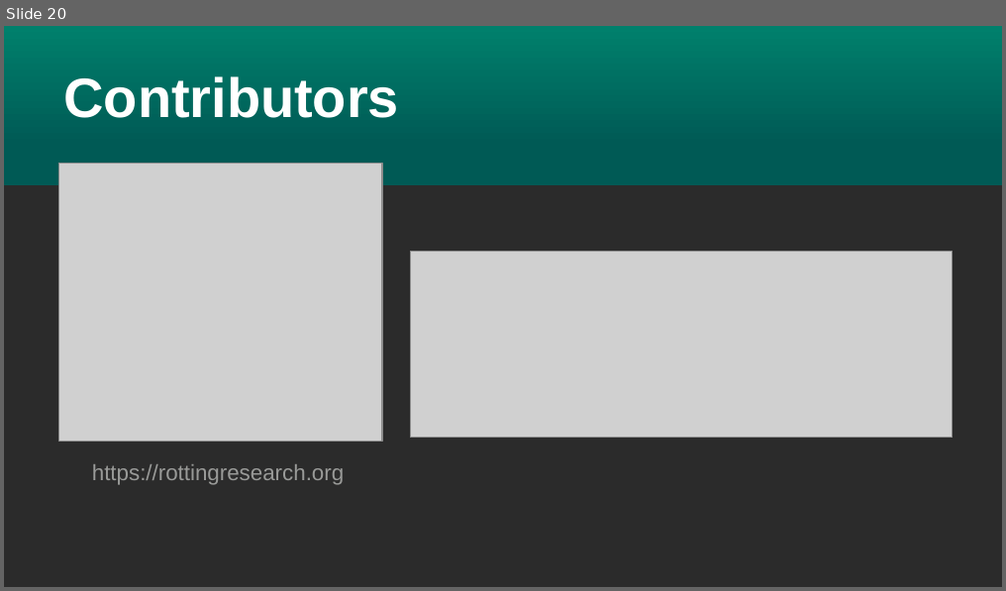
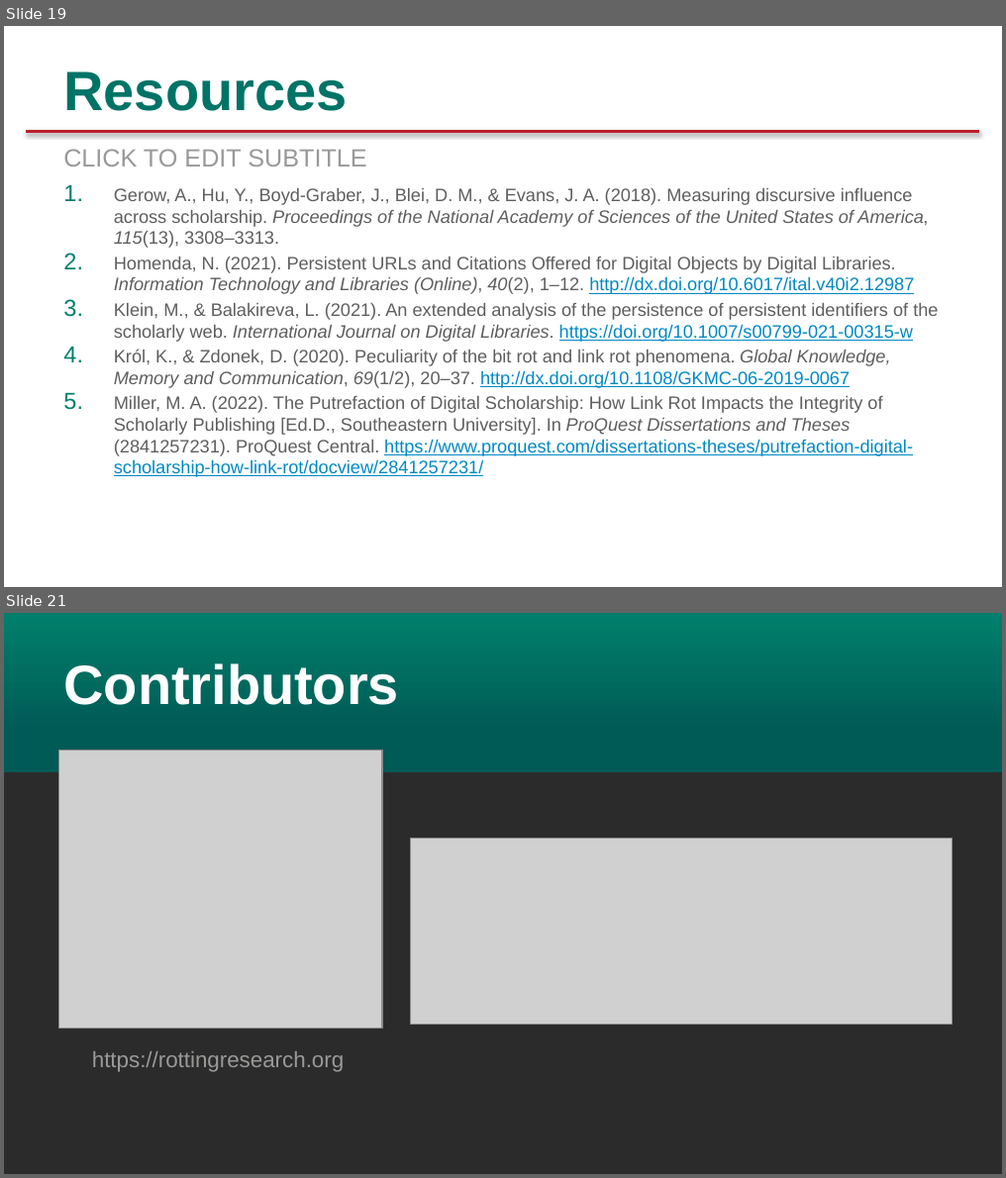
Before and after one commit to rottingresearch/rottingresearch, a slide deck: Presentations/ALA LibLearnX 2024/LibLearnX-2024-ALA.pptx. Shown one above the other, each under a label of ours: slide 20 before the commit, slides 19 and 21 after it; the slides between them are not shown. The pictures are 1006x591 and 1006x1178 pixels, drawn with LibreOffice and Linux fonts; fonts in the diff are those of the drawing; grey boxes stand for pictures; background and template pictures are left out; a plain dark background stands for a picture behind light text. Boxes give left, top, right and bottom in pixels: in the first picture for what was removed or moved away, otherwise in the second. Text is boxed around its words. In the diff, an @@ line names an element or a change of style, - is before the commit and + after.

```diff
--- a/Presentations/ALA LibLearnX 2024/LibLearnX-2024-ALA.pptx
+++ b/Presentations/ALA LibLearnX 2024/LibLearnX-2024-ALA.pptx
@@ slide 19 added at (x1=4, y1=26, x2=1002, y2=587), background picture (left out) @@
@@ title added at (x1=63, y1=72, x2=347, y2=111), 40 pt, text #007367, bold @@
+Resources
@@ line added from (26, 131) to (980, 131), #BE1E2D 2 pt @@
@@ text added at (x1=63, y1=149, x2=366, y2=167), 18 pt, text #999A98 @@
+CLICK TO EDIT SUBTITLE
@@ text added at (x1=114, y1=188, x2=938, y2=477), 12.9 pt, text #5E5E5E @@
+1. Gerow, A., Hu, Y., Boyd-Graber, J., Blei, D. M., & Evans, J. A. (2018). Measuring discursive influence across scholarship. Proceedings of the National Academy of Sciences of the United States of America, 115(13), 3308–3313.
+2. Homenda, N. (2021). Persistent URLs and Citations Offered for Digital Objects by Digital Libraries. Information Technology and Libraries (Online), 40(2), 1–12. http://dx.doi.org/10.6017/ital.v40i2.12987
+3. Klein, M., & Balakireva, L. (2021). An extended analysis of the persistence of persistent identifiers of the scholarly web. International Journal on Digital Libraries. https://doi.org/10.1007/s00799-021-00315-w
+4. Król, K., & Zdonek, D. (2020). Peculiarity of the bit rot and link rot phenomena. Global Knowledge, Memory and Communication, 69(1/2), 20–37. http://dx.doi.org/10.1108/GKMC-06-2019-0067
+5. Miller, M. A. (2022). The Putrefaction of Digital Scholarship: How Link Rot Impacts the Integrity of Scholarly Publishing [Ed.D., Southeastern University]. In ProQuest Dissertations and Theses (2841257231). ProQuest Central. https://www.proquest.com/dissertations-theses/putrefaction-digital-scholarship-how-link-rot/docview/2841257231/
@@ what was slide 20 is now slide 21 @@
```
Also in this commit, not shown: 14 slides changed, 3 other slides added, 3 slides removed, 1 other file.
